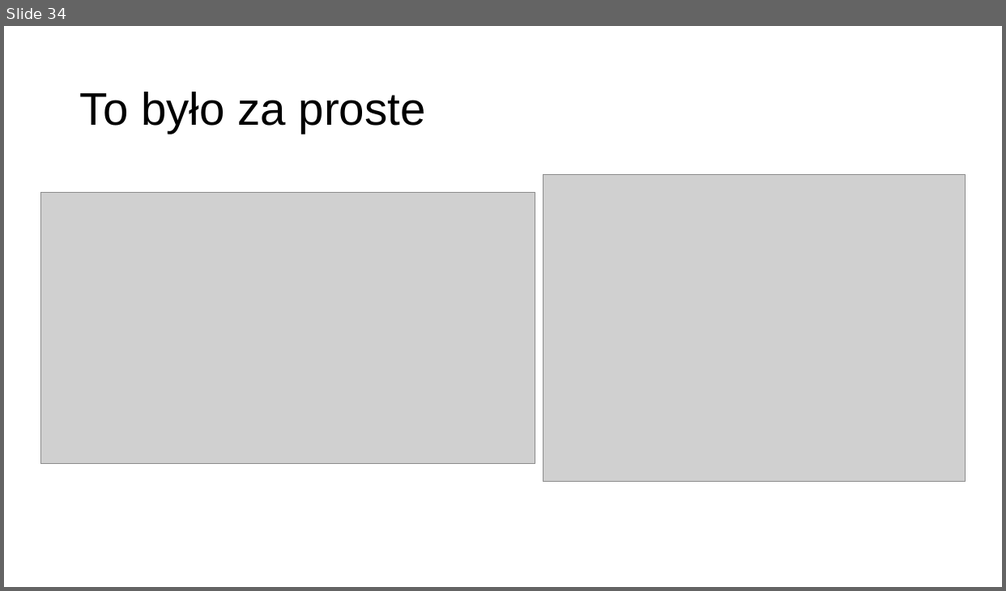
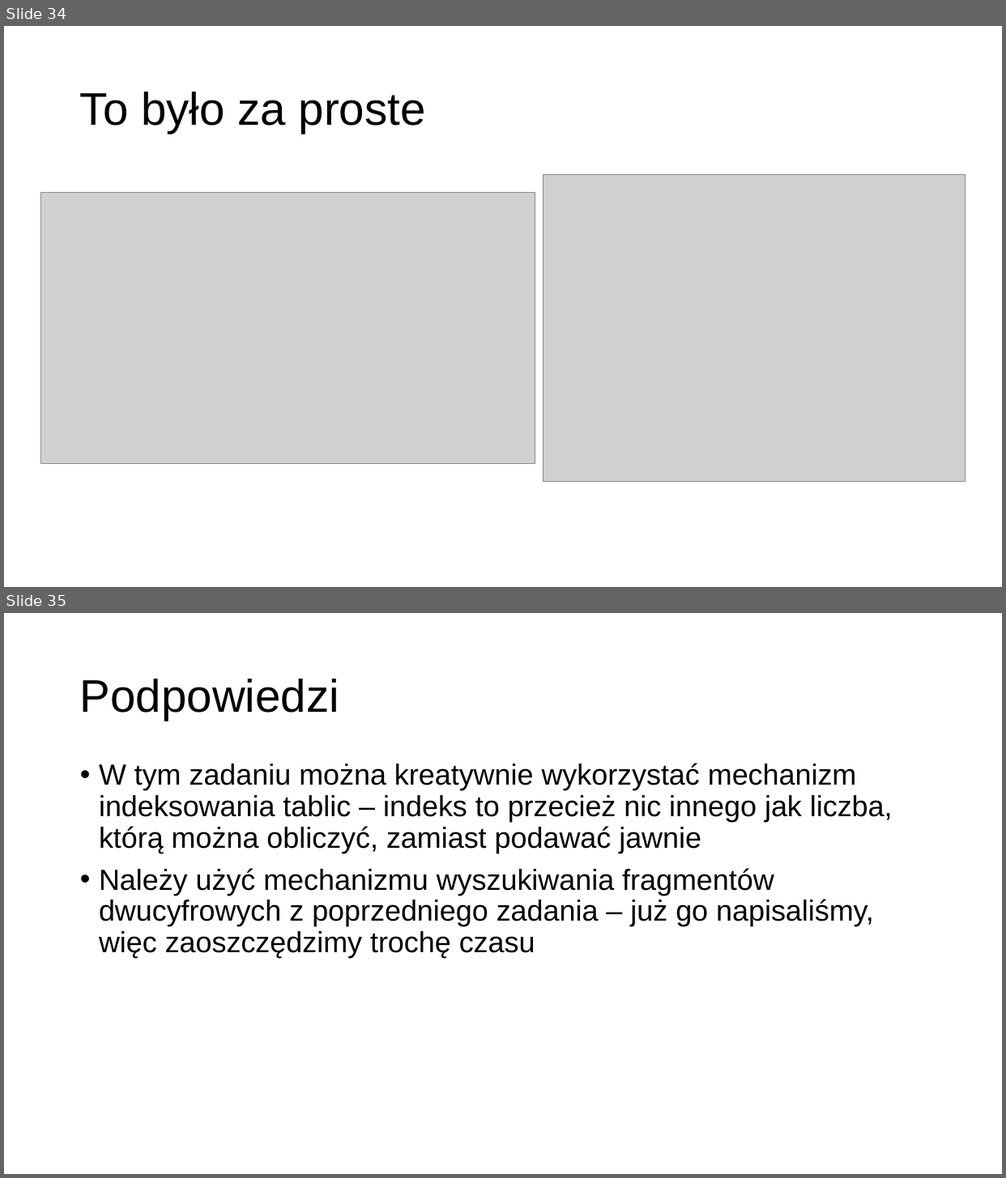
Before and after one commit to MikoStoro/ETI_Academy_Matura, a slide deck: prezentacje/Prezentacja2.pptx. Shown one above the other, each under a label of ours: slide 34 before the commit, slides 34 and 35 after it. The pictures are 1006x591 and 1006x1178 pixels, drawn with LibreOffice and Linux fonts; fonts in the diff are those of the drawing; grey boxes stand for pictures; background and template pictures are left out. Boxes give left, top, right and bottom in pixels: in the first picture for what was removed or moved away, otherwise in the second. Text is boxed around its words. In the diff, an @@ line names an element or a change of style, - is before the commit and + after.

```diff
--- a/prezentacje/Prezentacja2.pptx
+++ b/prezentacje/Prezentacja2.pptx
@@ slide 35 added at (4, 613, 1002, 1174), background picture (left out) @@
@@ title added at (80, 679, 339, 720), 44 pt, text #000000 @@
+Podpowiedzi
@@ text added at (99, 763, 893, 958), 28 pt, text #000000 @@
+• W tym zadaniu można kreatywnie wykorzystać mechanizm indeksowania tablic – indeks to przecież nic innego jak liczba, którą można obliczyć, zamiast podawać jawnie
+• Należy użyć mechanizmu wyszukiwania fragmentów dwucyfrowych z poprzedniego zadania – już go napisaliśmy, więc zaoszczędzimy trochę czasu
```
Also in this commit, not shown: 1 slide changed, 9 other slides added.
